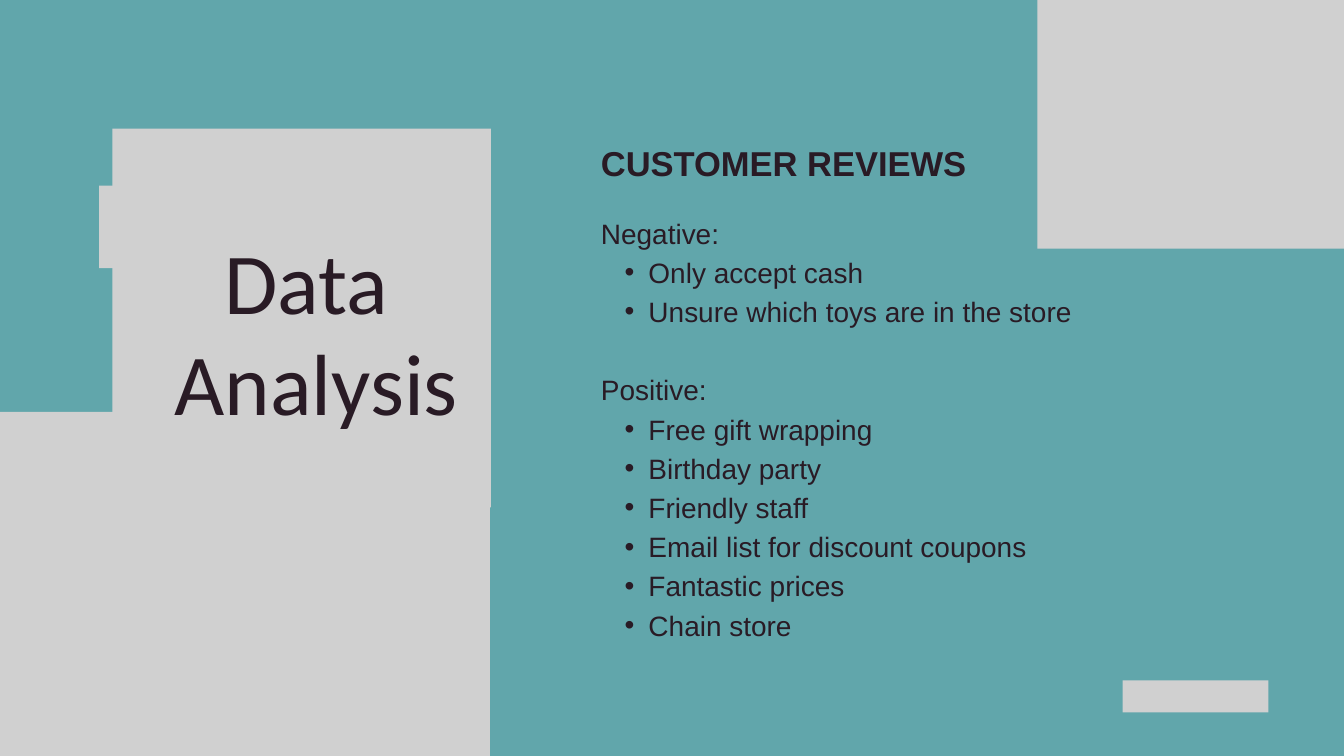
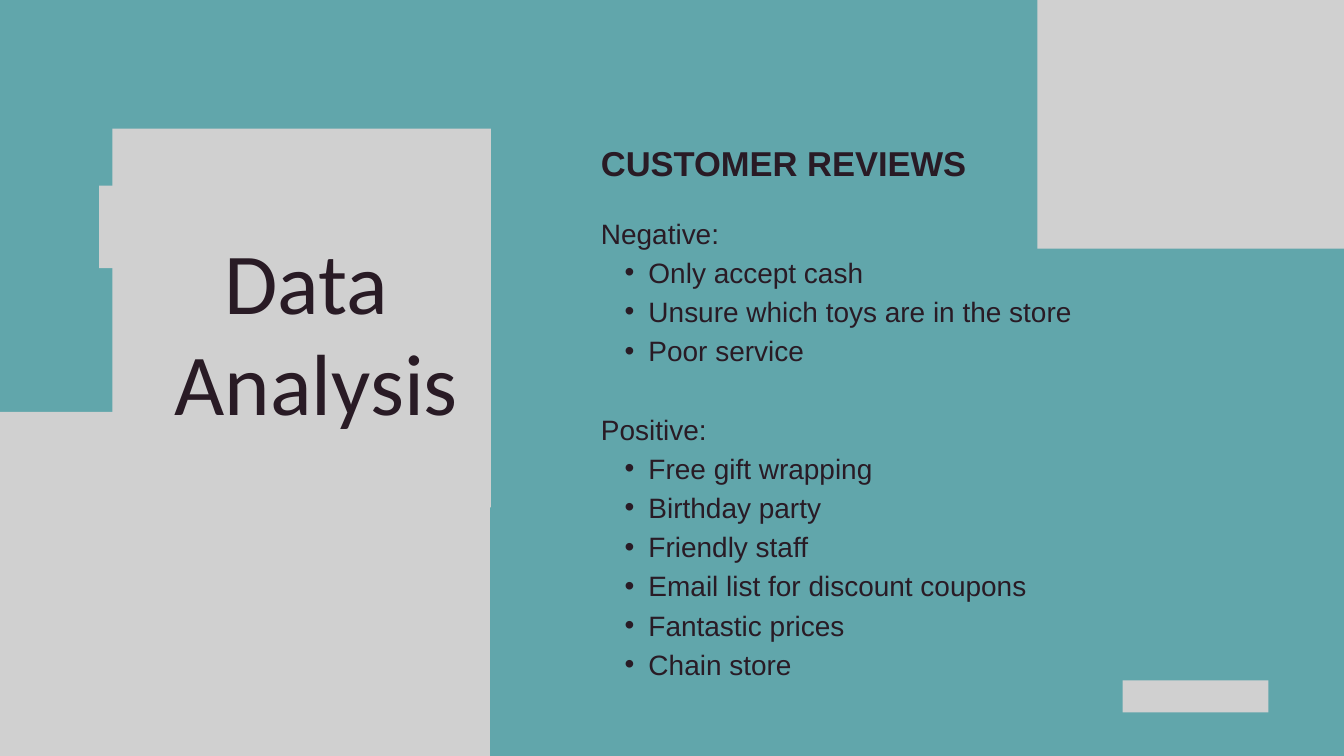
Before and after one commit to StanleyGong/MGTC28GroupAssignment, a slide deck: slide 8 of pre.pptx (slide 7 before the commit). Drawn at 1344x756 pixels with LibreOffice and Linux fonts; fonts in the diff are those of the drawing; grey boxes stand for pictures. Boxes give left, top, right and bottom in pixels: in the first picture for what was removed or moved away, otherwise in the second. Text is boxed around its words. In the diff, an @@ line names an element or a change of style, - is before the commit and + after.

```diff
--- a/pre.pptx
+++ b/pre.pptx
@@ text at [648,340,804,361]: paragraph added @@
+  • Poor service
```
Also in this commit, not shown: 1 other slide changed, 1 slide added.
